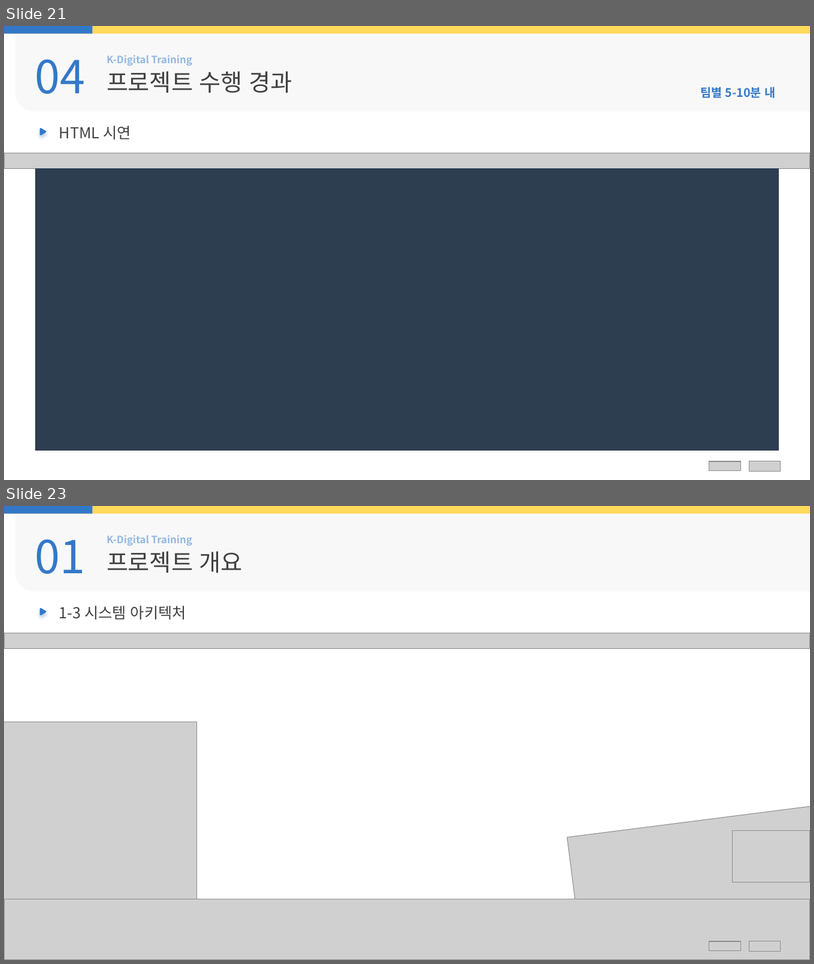
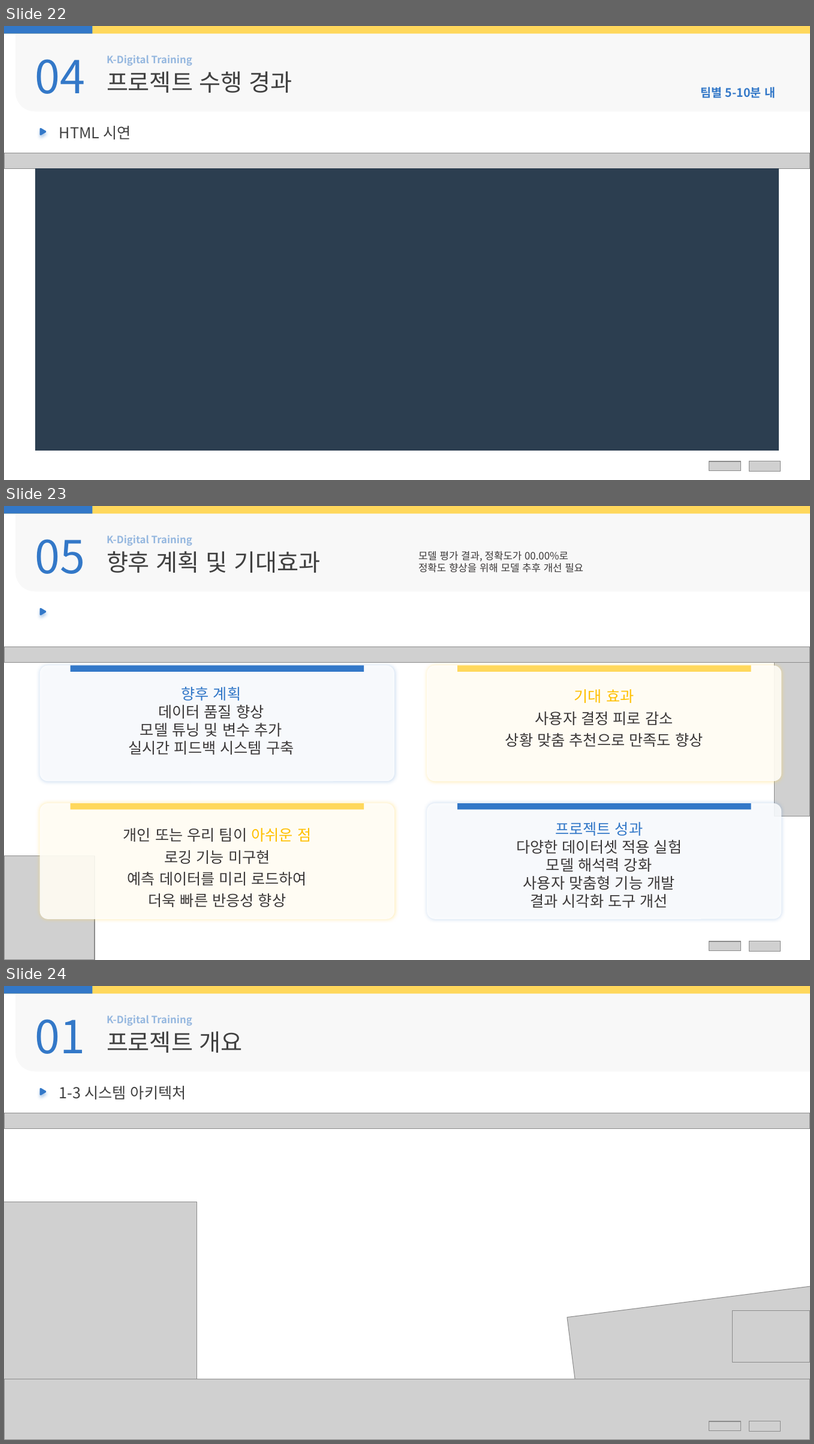
Before and after one commit to Hiddle00/project2_weather, a slide deck: 최종발표/03.D팀_최종발표 - 복사본.pptx. Shown one above the other, each under a label of ours: slides 21 and 23 before the commit, slides 22, 23 and 24 after it; the slides between them are not shown. The pictures are 814x964 and 814x1444 pixels, drawn with LibreOffice and Linux fonts; fonts in the diff are those of the drawing; grey boxes stand for pictures; background and template pictures are left out. Boxes give left, top, right and bottom in pixels: in the first picture for what was removed or moved away, otherwise in the second. Text is boxed around its words. In the diff, an @@ line names an element or a change of style, - is before the commit and + after.

```diff
--- a/최종발표/03.D팀_최종발표 - 복사본.pptx
+++ b/최종발표/03.D팀_최종발표 - 복사본.pptx
@@ slide 23 added at (x1=4, y1=506, x2=810, y2=960), background picture (left out) @@
@@ rectangle added at (x1=4, y1=506, x2=810, y2=513), fill #FFD85C @@
@@ rectangle added at (x1=4, y1=506, x2=92, y2=513), fill #3378C8 @@
@@ round rect added at (x1=15, y1=511, x2=810, y2=592), fill #F2F2F2 at 50% opacity @@
@@ text added at (x1=35, y1=539, x2=85, y2=574), 54 pt, text #3378C8 @@
+05
@@ text added at (x1=107, y1=535, x2=192, y2=546), 12 pt, text #3378C8 at 50% opacity, bold @@
+K-Digital Training
@@ text added at (x1=107, y1=551, x2=321, y2=573), 28 pt, text #404040 @@
+향후 계획 및 기대효과
@@ text added at (x1=419, y1=551, x2=584, y2=573), 12 pt, text #3B3838 @@
+모델 평가 결과, 정확도가 00.00%로
+정확도 향상을 위해 모델 추후 개선 필요
@@ freeform shape added at (x1=39, y1=607, x2=47, y2=615), fill #3378C8 @@
@@ picture added at (x1=4, y1=647, x2=810, y2=663) @@
@@ picture added at (x1=775, y1=647, x2=810, y2=816) @@
@@ rounded rectangle added at (x1=39, y1=665, x2=395, y2=781), fill #FFFFFF at 85% opacity @@
@@ rectangle added at (x1=70, y1=666, x2=364, y2=672), fill #3378C8 @@
@@ rounded rectangle added at (x1=428, y1=665, x2=783, y2=781), fill #FFFFFF at 85% opacity @@
@@ rectangle added at (x1=458, y1=666, x2=752, y2=672), fill #FFD85C @@
@@ text added at (x1=128, y1=687, x2=294, y2=754), 18 pt, text #3B3838 @@
+향후 계획
+데이터 품질 향상
+모델 튜닝 및 변수 추가
+실시간 피드백 시스템 구축
@@ text added at (x1=506, y1=689, x2=703, y2=747), 18 pt, text #3B3838 @@
+기대 효과
+사용자 결정 피로 감소
+상황 맞춤 추천으로 만족도 향상
@@ rounded rectangle added at (x1=39, y1=803, x2=395, y2=919), fill #FFFFFF at 85% opacity @@
@@ rectangle added at (x1=70, y1=803, x2=364, y2=809), fill #FFD85C @@
@@ rounded rectangle added at (x1=428, y1=803, x2=783, y2=919), fill #FFFFFF at 85% opacity @@
@@ rectangle added at (x1=458, y1=803, x2=752, y2=809), fill #3378C8 @@
@@ text added at (x1=123, y1=828, x2=311, y2=907), 18 pt, text #3B3838 @@
+개인 또는 우리 팀이 아쉬운 점
+로깅 기능 미구현
+예측 데이터를 미리 로드하여
+더욱 빠른 반응성 향상
@@ text added at (x1=516, y1=822, x2=682, y2=907), 18 pt, text #3B3838 @@
+프로젝트 성과
+다양한 데이터셋 적용 실험
+모델 해석력 강화
+사용자 맞춤형 기능 개발
+결과 시각화 도구 개선
@@ picture added at (x1=4, y1=856, x2=95, y2=960) @@
@@ picture added at (x1=710, y1=941, x2=741, y2=951) @@
@@ picture added at (x1=749, y1=941, x2=781, y2=951) @@
@@ what was slide 21 is now slide 22 @@
@@ what was slide 23 is now slide 24 @@
```
Also in this commit, not shown: 1 slide changed, 1 other slide added, 1 other file.
